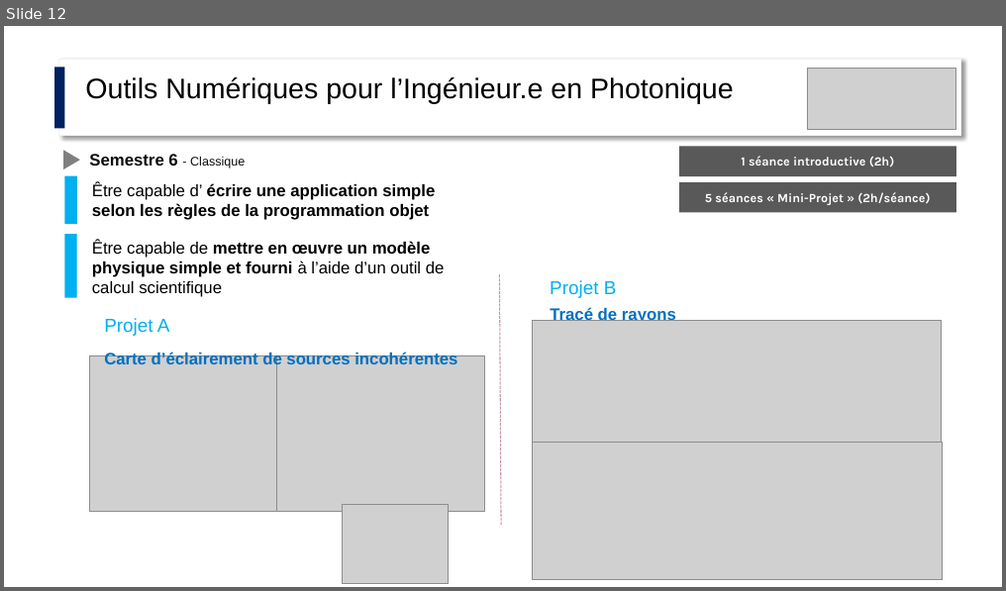
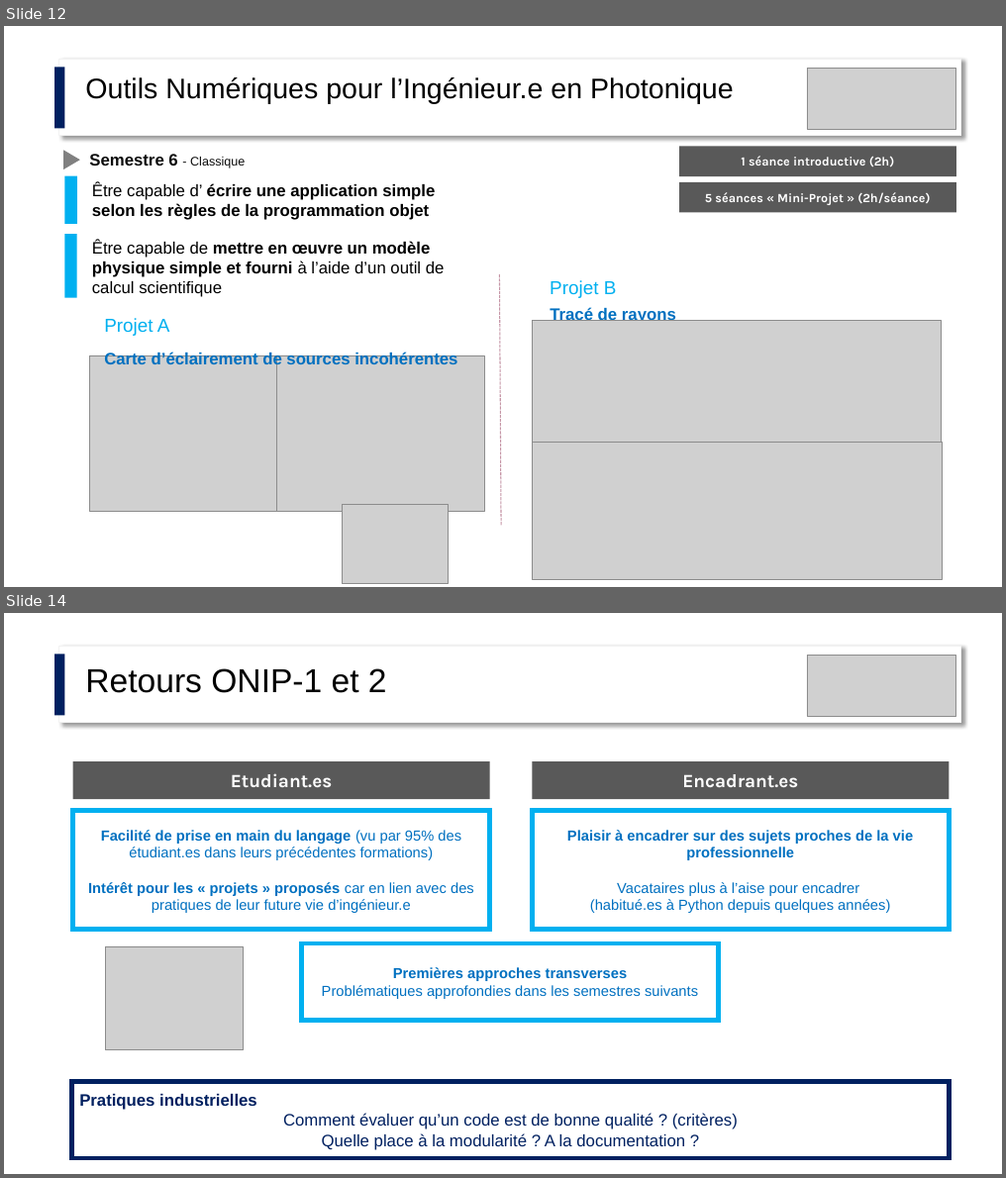
Before and after one commit to jvillemejane/jvillemejane, a slide deck: Presentations/2024_COPERF_Informatique.pptx. Shown one above the other, each under a label of ours: slide 12 before the commit, slides 12 and 14 after it; the slides between them are not shown. The pictures are 1006x591 and 1006x1178 pixels, drawn with LibreOffice and Linux fonts; fonts in the diff are those of the drawing; grey boxes stand for pictures. Boxes give left, top, right and bottom in pixels: in the first picture for what was removed or moved away, otherwise in the second. Text is boxed around its words. In the diff, an @@ line names an element or a change of style, - is before the commit and + after.

```diff
--- a/Presentations/2024_COPERF_Informatique.pptx
+++ b/Presentations/2024_COPERF_Informatique.pptx
@@ slide 14 added at [4, 613, 1002, 1174], background #FFFFFF @@
@@ rectangle added at [54, 655, 65, 716], fill #002060 @@
@@ rectangle added at [59, 646, 961, 723], fill #FFFFFF, outline #F2F2F2 1 pt @@
@@ text added at [85, 668, 387, 693], 32 pt, text #000000 @@
+Retours ONIP-1 et 2
@@ picture added at [807, 655, 957, 716] @@
@@ rectangle added at [73, 761, 490, 799], fill #595959, 18 pt, text #FFFFFF, bold @@
+Etudiant.es
@@ rectangle added at [533, 761, 949, 799], fill #595959, 18 pt, text #FFFFFF, bold @@
+Encadrant.es
@@ rectangle added at [73, 811, 490, 930], fill #FFFFFF, outline #00B0F0 4.5 pt, 14 pt, text #0070C0 @@
+Facilité de prise en main du langage (vu par 95% des étudiant.es dans leurs précédentes formations)
+Intérêt pour les « projets » proposés car en lien avec des pratiques de leur future vie d’ingénieur.e
@@ rectangle added at [533, 811, 949, 930], fill #FFFFFF, outline #00B0F0 4.5 pt, 14 pt, text #0070C0 @@
+Plaisir à encadrer sur des sujets proches de la vie professionnelle
+Vacataires plus à l’aise pour encadrer
+(habitué.es à Python depuis quelques années)
@@ picture added at [105, 947, 244, 1051] @@
@@ rectangle added at [302, 944, 719, 1021], fill #FFFFFF, outline #00B0F0 4.5 pt, 14 pt, text #0070C0 @@
+Premières approches transverses
+Problématiques approfondies dans les semestres suivants
@@ rectangle added at [72, 1081, 948, 1158], fill #FFFFFF, outline #002060 4.5 pt, 16 pt, text #002060 @@
+Pratiques industrielles
+Comment évaluer qu’un code est de bonne qualité ? (critères)
+Quelle place à la modularité ? A la documentation ?
```
Also in this commit, not shown: 3 slides changed, 1 other file.
